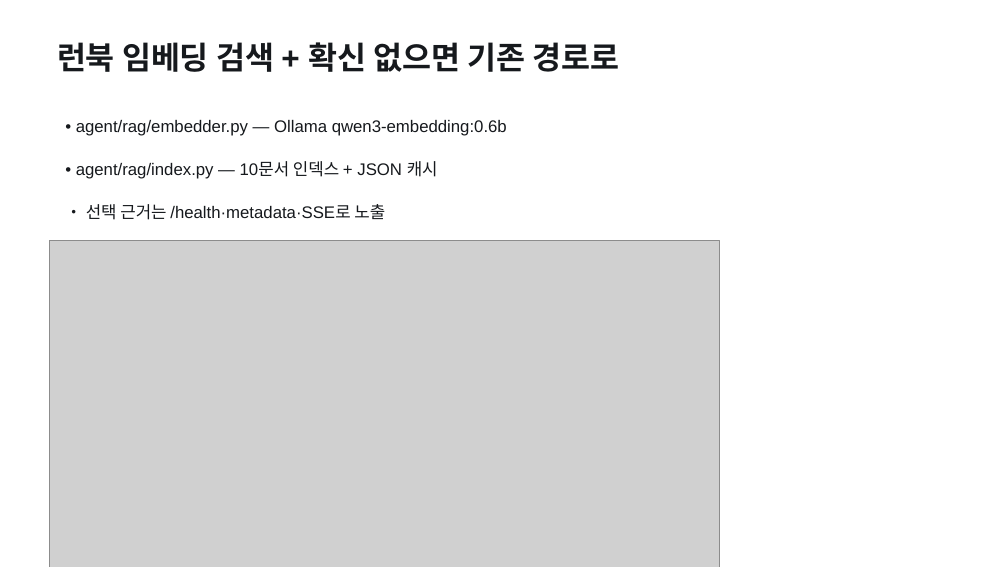
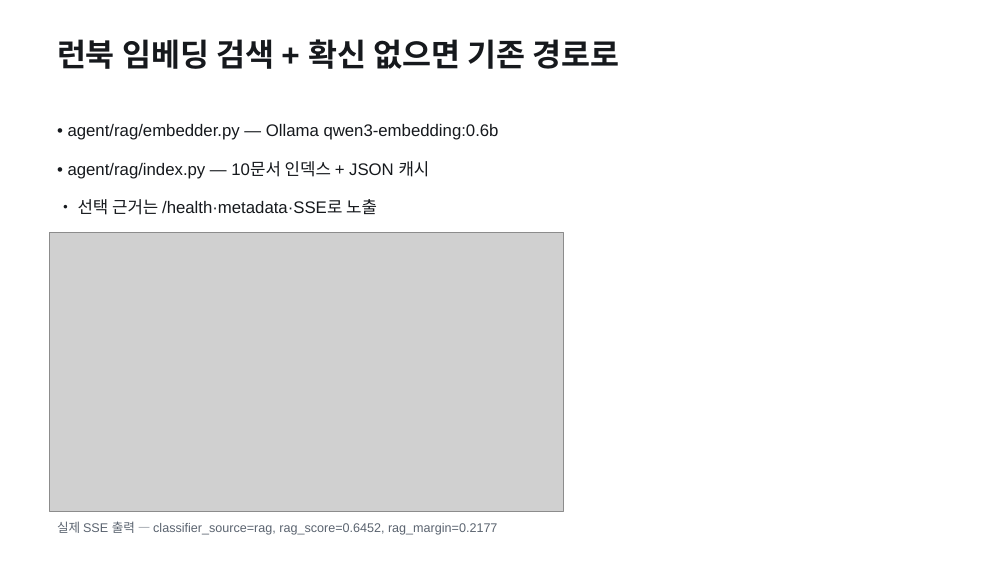
Before and after one commit to pigpgw/skala-ai-service-mini, a slide deck: slide 5 of doc/reports/presentation.pptx. Drawn at 1008x567 pixels with LibreOffice and Linux fonts; fonts in the diff are those of the drawing; grey boxes stand for pictures. Boxes give left, top, right and bottom in pixels: in the first picture for what was removed or moved away, otherwise in the second. Text is boxed around its words. In the diff, an @@ line names an element or a change of style, - is before the commit and + after.

```diff
--- a/doc/reports/presentation.pptx
+++ b/doc/reports/presentation.pptx
@@ text "• agent/rag/embedder.py — Ollama qwen3-embedding:0.6b": place and size @@
-text "• agent/rag/embedder.py — Ollama qwen3-embedding:0.6b" at <box>76,120,507,136</box>
+text "• agent/rag/embedder.py — Ollama qwen3-embedding:0.6b" at <box>68,124,499,140</box>
@@ text "• agent/rag/index.py — 10문서 인덱스 ...": place and size @@
-text "• agent/rag/index.py — 10문서 인덱스 ..." at <box>76,161,438,179</box>
+text "• agent/rag/index.py — 10문서 인덱스 ..." at <box>68,161,430,179</box>
@@ less space between paragraphs in 3 elements at <box>68,161,430,179</box>, <box>68,124,499,140</box>, <box>78,199,377,215</box> @@
@@ text "• 선택 근거는 /health·metadata·SSE로 노출": place and size @@
-text "• 선택 근거는 /health·metadata·SSE로 노출" at <box>86,204,385,220</box>
+text "• 선택 근거는 /health·metadata·SSE로 노출" at <box>78,199,377,215</box>
@@ picture: place and size @@
-picture at <box>50,240,721,567</box>
+picture at <box>50,232,564,511</box>
@@ text added at <box>57,521,497,535</box>, 12 pt, text #5B6470 @@
+실제 SSE 출력 — classifier_source=rag, rag_score=0.6452, rag_margin=0.2177
```
Also in this commit, not shown: 6 other slides changed, 42 other files.
